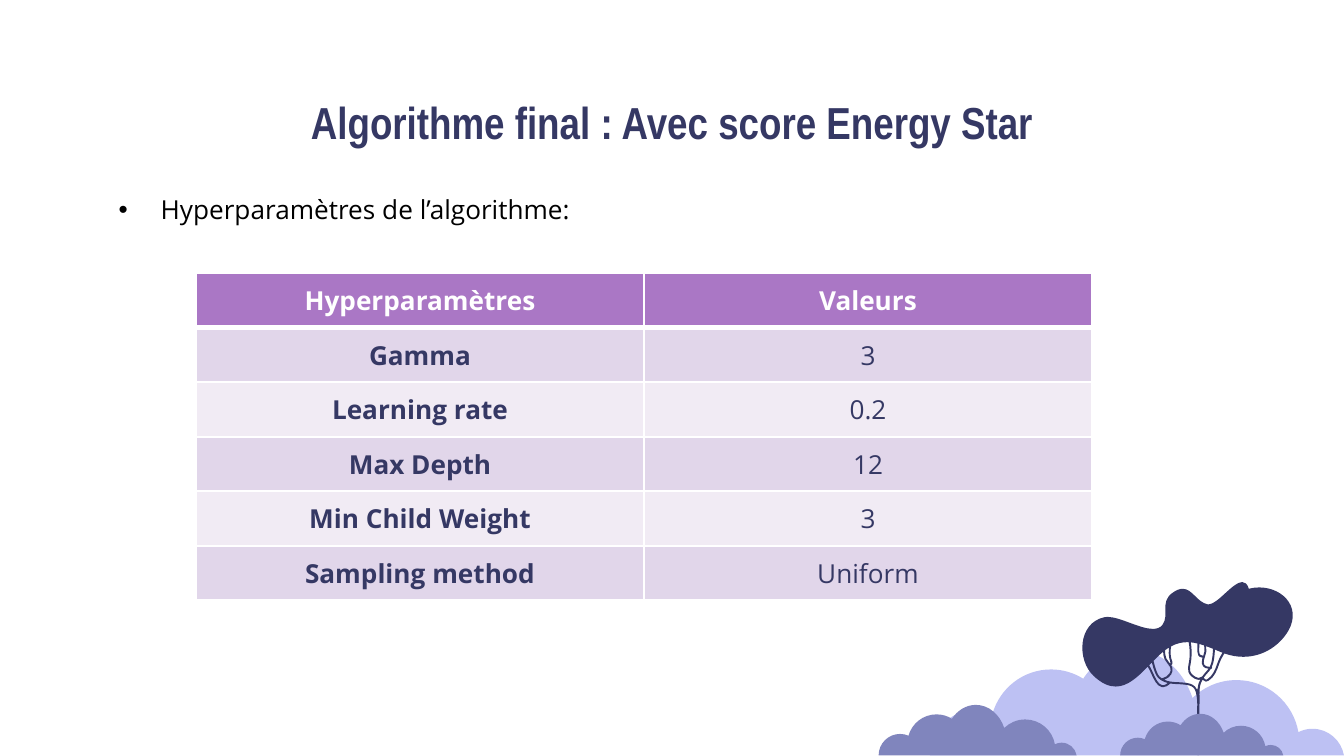
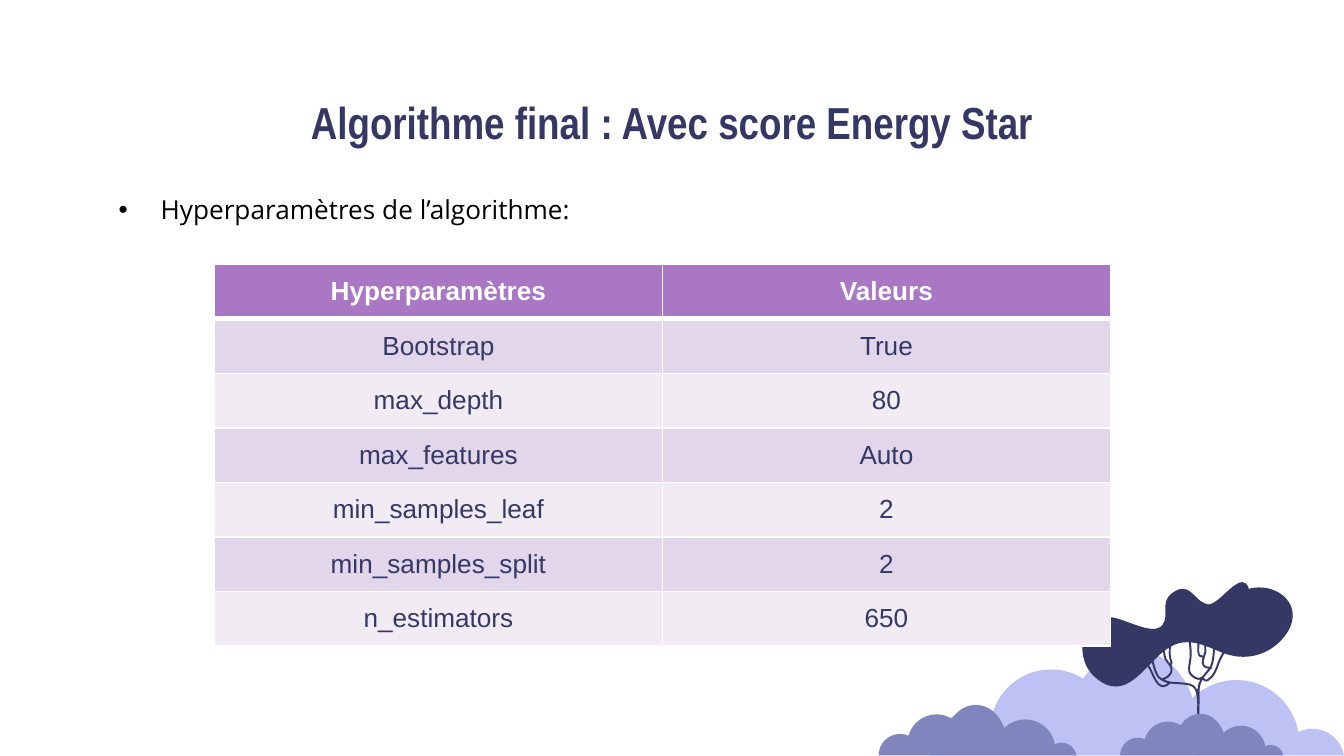
Before and after one commit to Sylvariane/Anticipez_les_besoins_en_electricite, a slide deck: slide 31 of Pélec_03_presentation.pptx (slide 30 before the commit). Drawn at 1344x756 pixels with LibreOffice and Linux fonts; fonts in the diff are those of the drawing. Boxes give left, top, right and bottom in pixels: in the first picture for what was removed or moved away, otherwise in the second. Text is boxed around its words. In the diff, an @@ line names an element or a change of style, - is before the commit and + after.

```diff
--- a/Pélec_03_presentation.pptx
+++ b/Pélec_03_presentation.pptx
@@ table at <box>215,265,1110,646</box> @@
-row 2: Gamma | 3
-row 3: Learning rate | 0.2
-row 4: Max Depth | 12
-row 5: Min Child Weight | 3
-row 6: Sampling method | Uniform
+row 2: Bootstrap | True
+row 3: max_depth | 80
+row 4: max_features | Auto
+row 5: min_samples_leaf | 2
+row 6: min_samples_split | 2
+row 7: n_estimators | 650
@@ table: place and size @@
-table at <box>196,273,1091,599</box>
+table at <box>215,265,1110,646</box>
```
Also in this commit, not shown: 22 other slides changed, 2 slides added, 2 other files.
